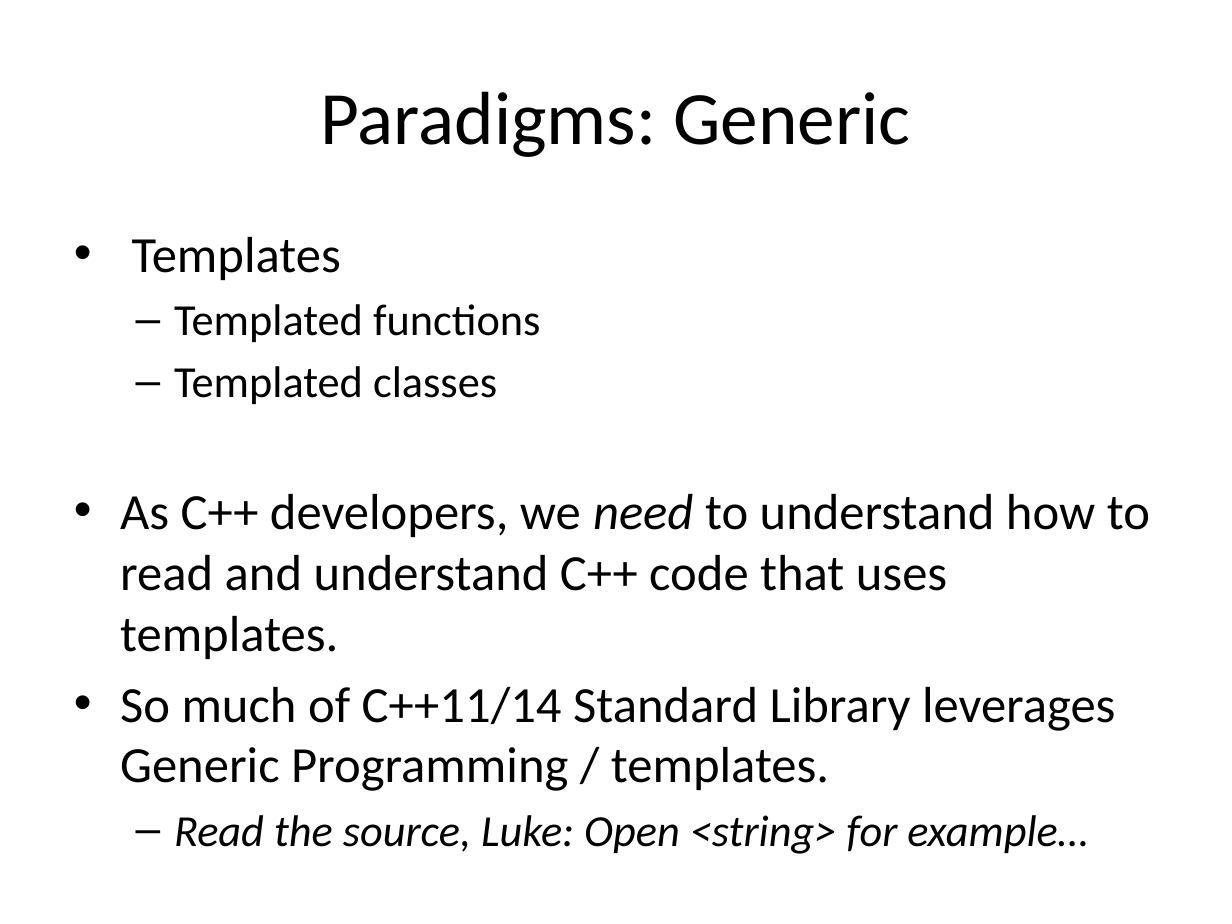
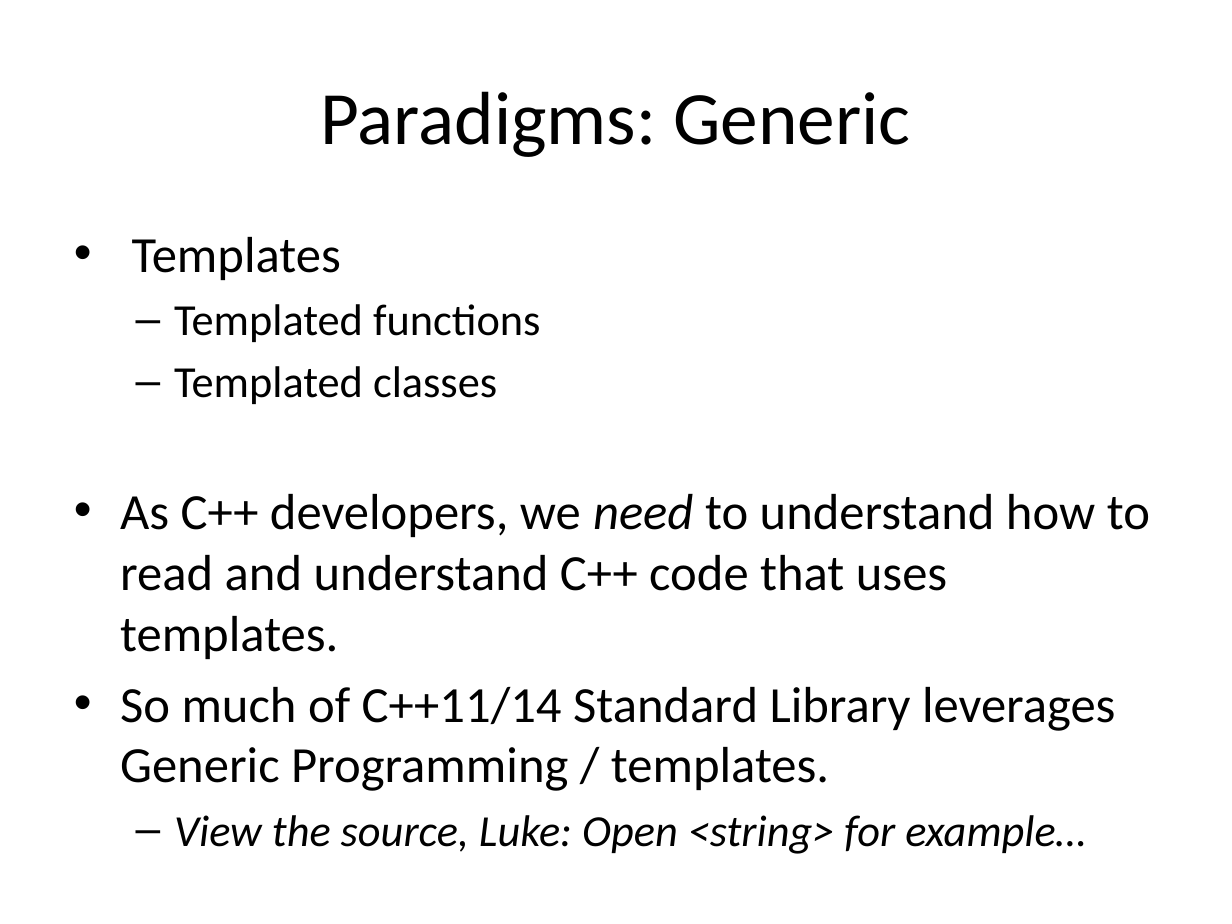
Before and after one commit to fellmad/FunWithCpp11, a slide deck: slide 30 of doc/Fun_with_C++11.pptx (slide 28 before the commit). Drawn at 1232x924 pixels with LibreOffice and Linux fonts; fonts in the diff are those of the drawing. Boxes give left, top, right and bottom in pixels: in the first picture for what was removed or moved away, otherwise in the second. Text is boxed around its words. In the diff, an @@ line names an element or a change of style, - is before the commit and + after.

```diff
--- a/doc/Fun_with_C++11.pptx
+++ b/doc/Fun_with_C++11.pptx
@@ text at [174,815,1086,854]: text changed @@
-  – Read the source, Luke: Open <string> for example…
+  – View the source, Luke: Open <string> for example…
```
Also in this commit, not shown: 5 other slides changed, 2 slides added.
